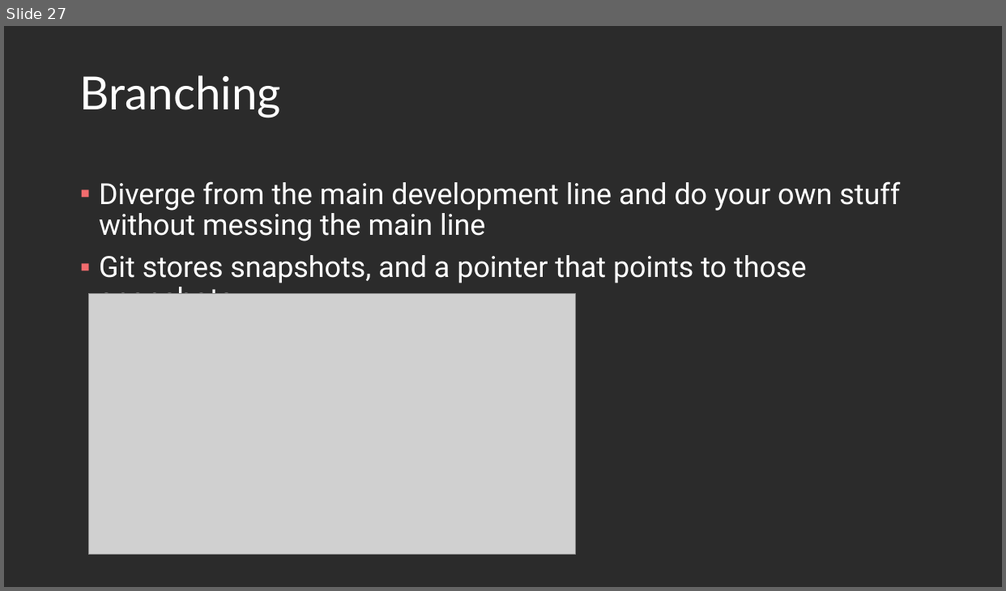
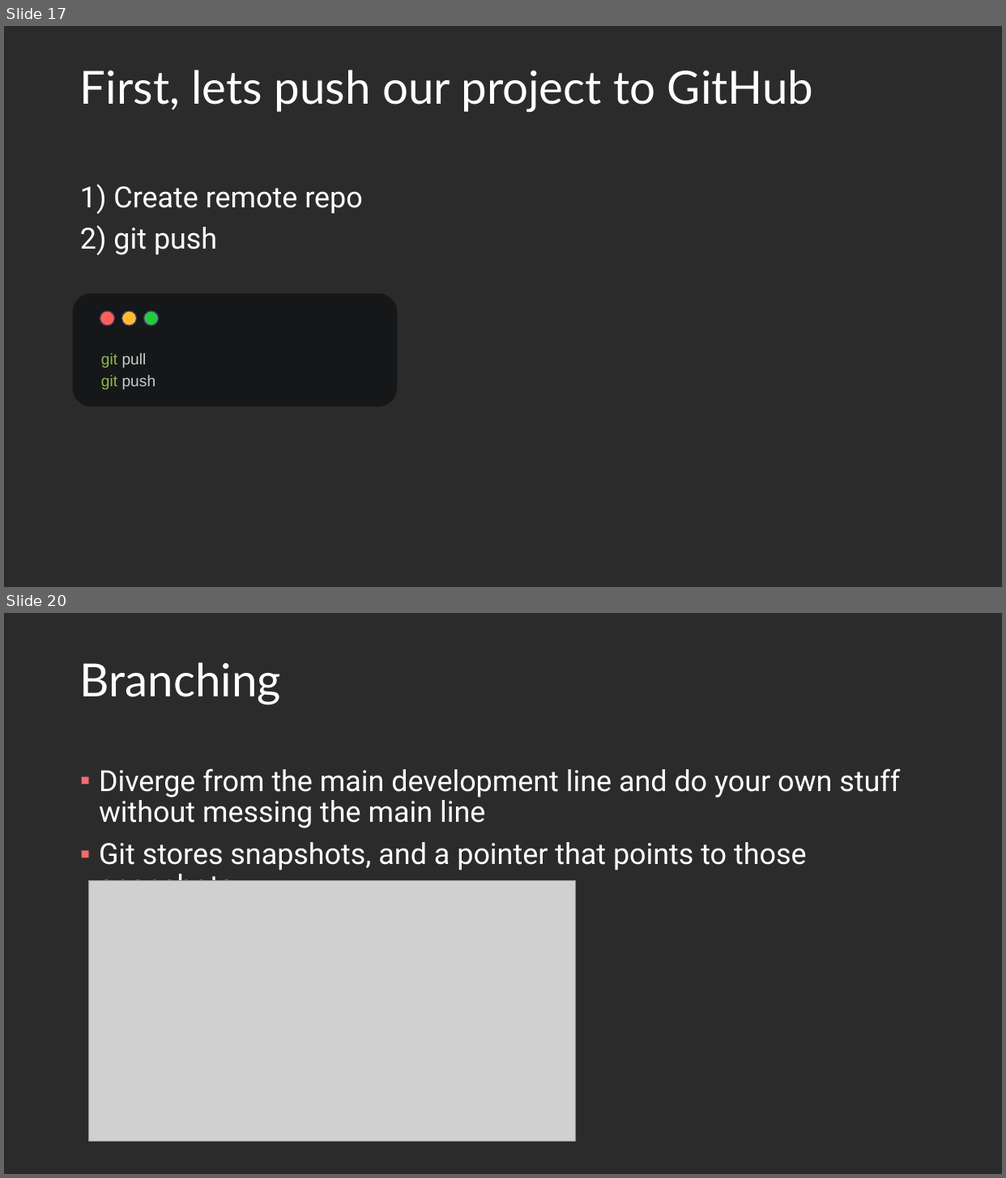
Before and after one commit to Light2Dark/git_tutorial, a slide deck: Git and Github.pptx. Shown one above the other, each under a label of ours: slide 27 before the commit, slides 17 and 20 after it; the slides between them are not shown. The pictures are 1006x591 and 1006x1178 pixels, drawn with LibreOffice and Linux fonts; fonts in the diff are those of the drawing; grey boxes stand for pictures; background and template pictures are left out; a plain dark background stands for a picture behind light text. Boxes give left, top, right and bottom in pixels: in the first picture for what was removed or moved away, otherwise in the second. Text is boxed around its words. In the diff, an @@ line names an element or a change of style, - is before the commit and + after.

```diff
--- a/Git and Github.pptx
+++ b/Git and Github.pptx
@@ slide 17 added at bbox=[4, 26, 1002, 587], background picture (left out) @@
@@ title added at bbox=[80, 70, 814, 113], 44 pt, text #FFFFFF @@
+First, lets push our project to GitHub
@@ text added at bbox=[80, 184, 362, 255], 28 pt, text #FFFFFF @@
+1) Create remote repo
+2) git push
@@ group added at bbox=[73, 294, 398, 407]: 3 ellipses, 1 rounded rectangle, 1 text @@
+git pull
+git push
@@ what was slide 27 is now slide 20 @@
```
Also in this commit, not shown: 14 slides changed, 3 other slides added, 3 slides removed.
